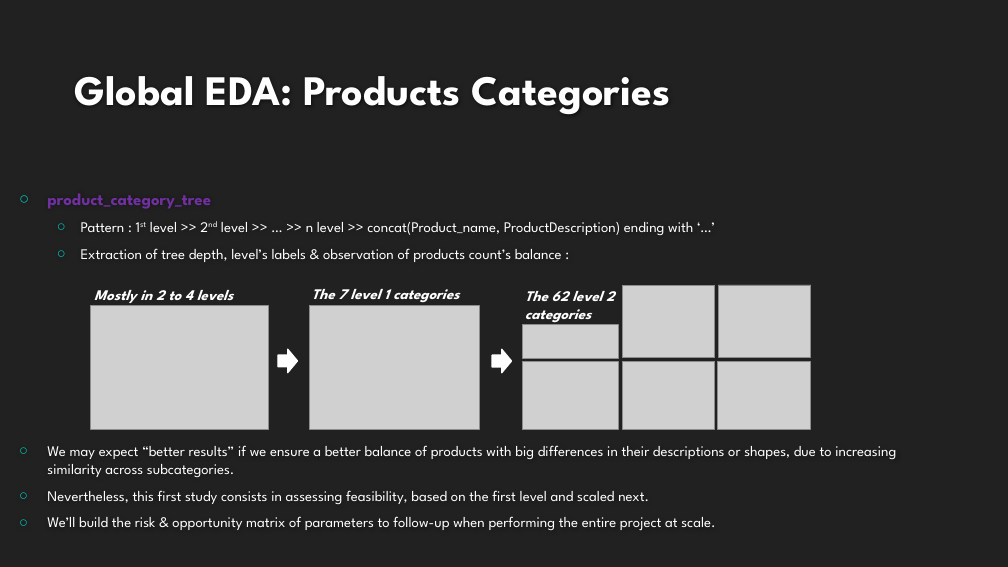
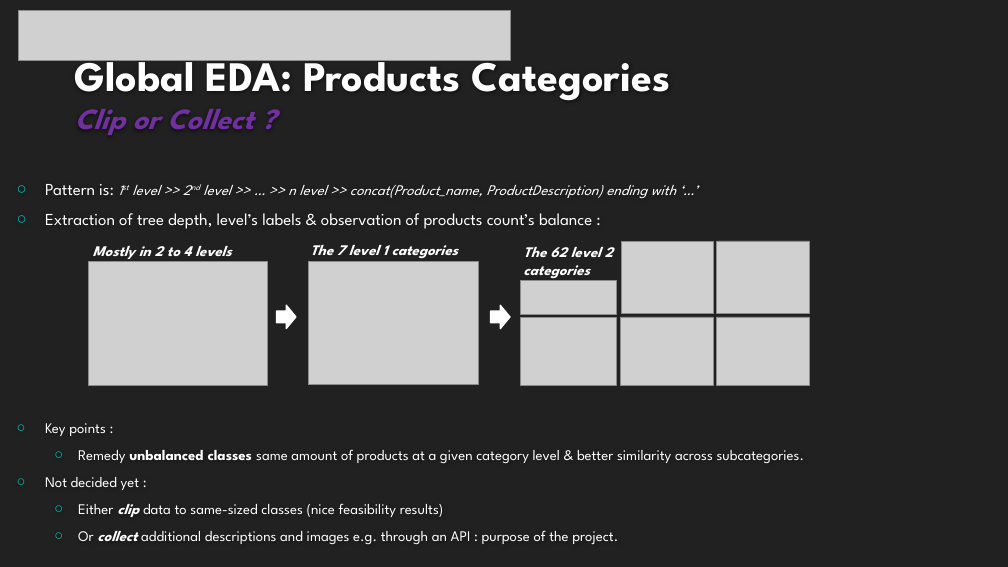
Before and after one commit to EtienneLardeur/P6_ClassificationEngine, a slide deck: slide 4 of P6_02_Support.pptx. Drawn at 1008x567 pixels with LibreOffice and Linux fonts; fonts in the diff are those of the drawing; grey boxes stand for pictures; background and template pictures are left out. Boxes give left, top, right and bottom in pixels: in the first picture for what was removed or moved away, otherwise in the second. Text is boxed around its words. In the diff, an @@ line names an element or a change of style, - is before the commit and + after.

```diff
--- a/P6_02_Support.pptx
+++ b/P6_02_Support.pptx
@@ picture added at [18, 11, 510, 60] @@
@@ title at [75, 49, 670, 135]: text changed @@
-Global EDA: Products Categories
+Global EDA: Products Categories
+Clip or Collect ?
@@ text "Pattern is: 1st level >> ...": place and size @@
-text "Pattern is: 1st level >> ..." at [47, 193, 693, 262]
+text "Pattern is: 1st level >> ..." at [45, 184, 676, 229]
@@ text at [45, 184, 676, 198]: text changed; italic on @@
-○ product_category_tree
-  ○ Pattern : 1st level >> 2nd level >> … >> n level >> concat(Product_name, ProductDescription) ending with ‘…’
+○ Pattern is: 1st level >> 2nd level >> … >> n level >> concat(Product_name, ProductDescription) ending with ‘…’
@@ text at [45, 213, 592, 229]: size 14 to 16 pt in "Extraction of tree depth, level’s labels & ..."; list level 2 to 1 in "Extraction of tree depth, level’s ..." @@
@@ 8 pictures, 3 texts, 2 right arrows: place and size @@
-8 pictures, 3 texts, 2 right arrows at [90, 285, 811, 430]
+8 pictures, 3 texts, 2 right arrows at [88, 241, 810, 386]
@@ text at [45, 423, 805, 544]: text changed @@
-○ We may expect “better results” if we ensure a better balance of products with big differences in their descriptions or shapes, due to increasing similarity across subcategories.
-○ Nevertheless, this first study consists in assessing feasibility, based on the first level and scaled next.
-○ We’ll build the risk & opportunity matrix of parameters to follow-up when performing the entire project at scale.
+○ Key points :
+  ○ Remedy unbalanced classes same amount of products at a given category level & better similarity across subcategories.
+○ Not decided yet :
+  ○ Either clip data to same-sized classes (nice feasibility results)
+  ○ Or collect additional descriptions and images e.g. through an API : purpose of the project.
```
Also in this commit, not shown: 5 other slides changed, 8 slides added, 5 slides removed.
